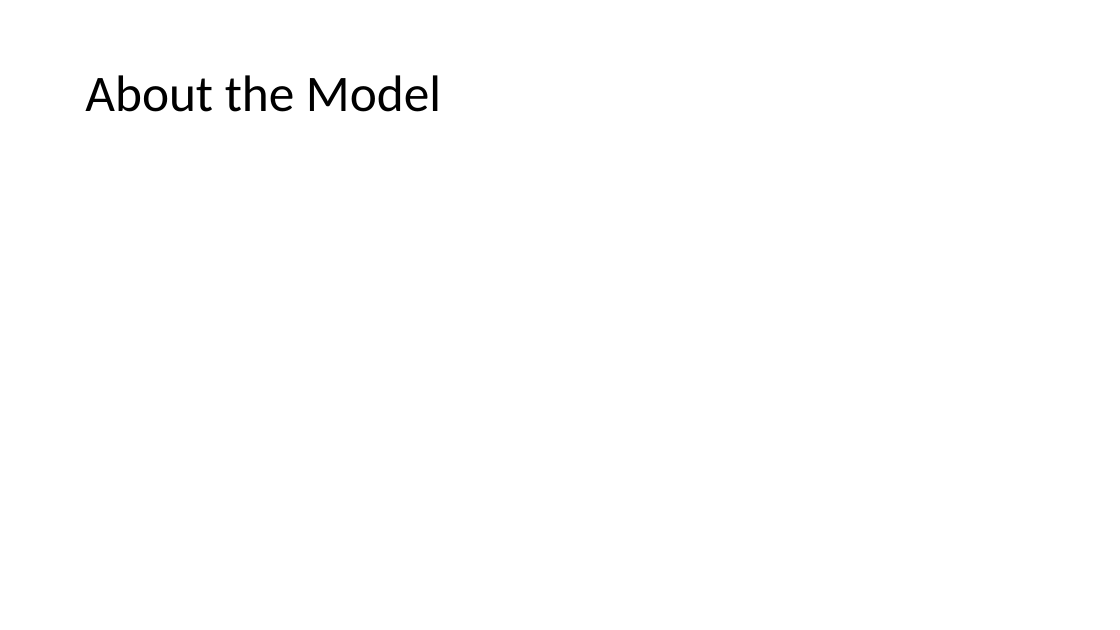
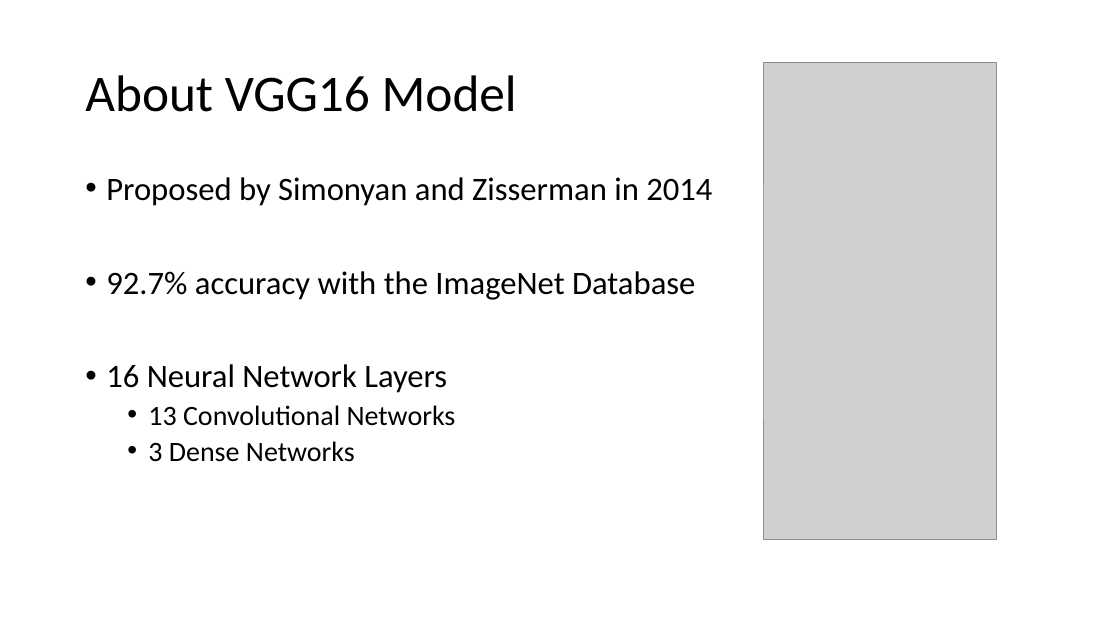
Before and after one commit to TheAnonymousMan/local-language-recognition-gcelt-class-2021, a slide deck: slide 10 of Documentation/4th Year Project Presentation.pptx (slide 7 before the commit). Drawn at 1120x630 pixels with LibreOffice and Linux fonts; fonts in the diff are those of the drawing; grey boxes stand for pictures. Boxes give left, top, right and bottom in pixels: in the first picture for what was removed or moved away, otherwise in the second. Text is boxed around its words. In the diff, an @@ line names an element or a change of style, - is before the commit and + after.

```diff
--- a/Documentation/4th Year Project Presentation.pptx
+++ b/Documentation/4th Year Project Presentation.pptx
@@ title at box(85, 75, 517, 112): text changed @@
-About the Model
+About VGG16 Model
@@ picture added at box(763, 63, 997, 539) @@
@@ text added at box(106, 177, 712, 462), 28 pt, text #000000 @@
+• Proposed by Simonyan and Zisserman in 2014
+• 92.7% accuracy with the ImageNet Database
+• 16 Neural Network Layers
+  • 13 Convolutional Networks
+  • 3 Dense Networks
```
Also in this commit, not shown: 3 other slides changed, 8 slides added, 1 slide removed, 1 other file.
